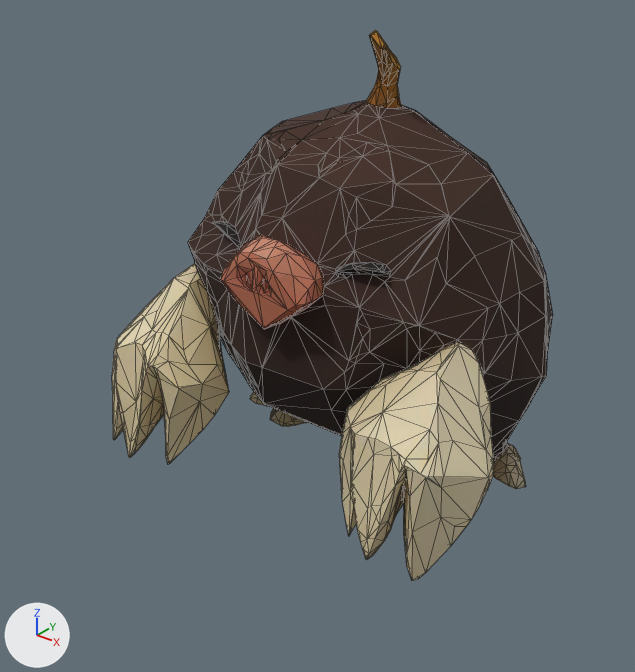
Before and after pictures for a commit that changed the glTF model ecorce/modeles/m_taupe.glb.
Rendered twice from a 50 mm lens placed at (1.097, -1.529, 0.719), pointed at (-0.045, -0.103, -0.166). Lighting does not change. The marker at lower left points along +X, +Y and +Z. The picture after the commit comes second. Mesh edges are drawn as thin lines. Vertices at exactly the same position are counted once.

The older version as bpy lines, for what is in view:
```python
me_geometry_0 = bpy.data.meshes.new('geometry_0')
me_geometry_0.from_pydata(...)  # 1502 vertices, 2998 faces; spans x -1.0..1.0, y -0.88..0.88, z -1.0..1.0
me_geometry_0.materials.append(mat_material_0)  # picture img_image_0
ob_geometry_0 = bpy.data.objects.new('geometry_0', me_geometry_0)
ob_geometry_0.location = (-0.001, 0.004, 0.002)
ob_geometry_0.scale = (0.497, 0.497, 0.497)
```
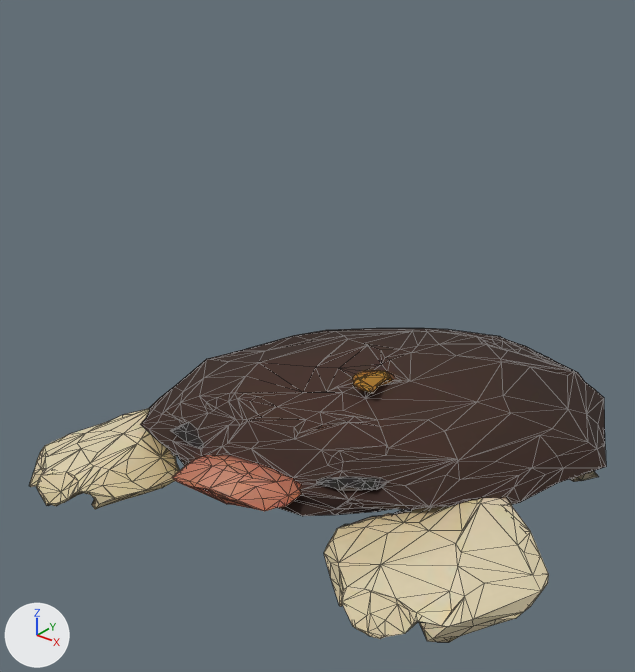
The newer file adds a shape key; the second version is drawn at full value of the shape key 'aplati' of 'geometry_0', and the change is written as the vertex moves it makes.

What differs and where, as boxes [x1, y1, x2, y2] in the pictures (635 x 672 px):
'geometry_0', reshaped, moved, rescaled (31% wider, 43% shorter)
    before: [112, 30, 553, 581]
    after: [29, 328, 606, 642]

What the commit changed:
me_geometry_0 is used by ob_geometry_0; location (-0.001, 0.004, 0.002); scale (0.497, 0.497, 0.497).
me_geometry_0 had 1502 vertices, 2998 faces and spanned x -1.0..1.0, y -0.88..0.88, z -1.0..1.0.
me_geometry_0 now has 1502 vertices, 2998 faces and spans x -0.55..0.72, y -0.29..0.84, z -0.01..0.24.
me_geometry_0 part 1: the whole mesh is multiplied about its middle by the matrix ((0.634, 0.0, -0.013), (0.0, 0.641, 0.0), (0.096, 0.0, 0.084)), then moved by (0.08, 0.28, 0.15).
Object 'geometry_0' (ob_geometry_0) moves from (-0.001, 0.004, 0.002) to (-0.1, -0.29, -0.563).
Object 'geometry_0' (ob_geometry_0) is rescaled from (0.497, 0.497, 0.497) to (1.06, 1.06, 1.06).
